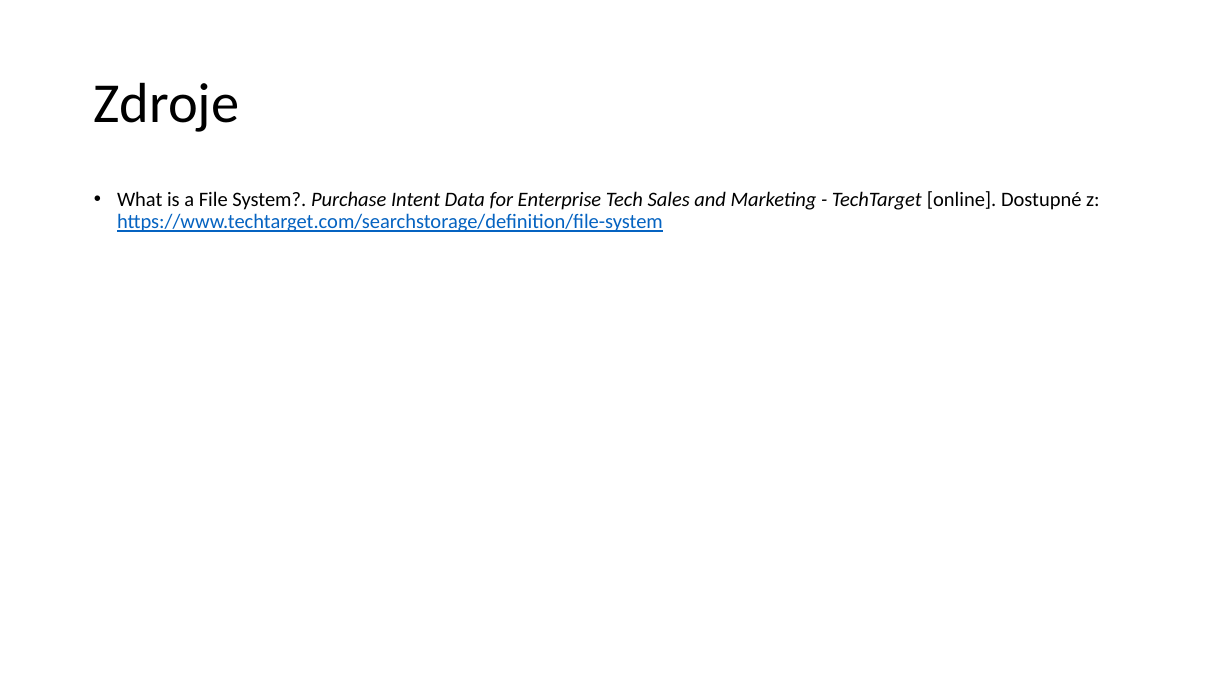
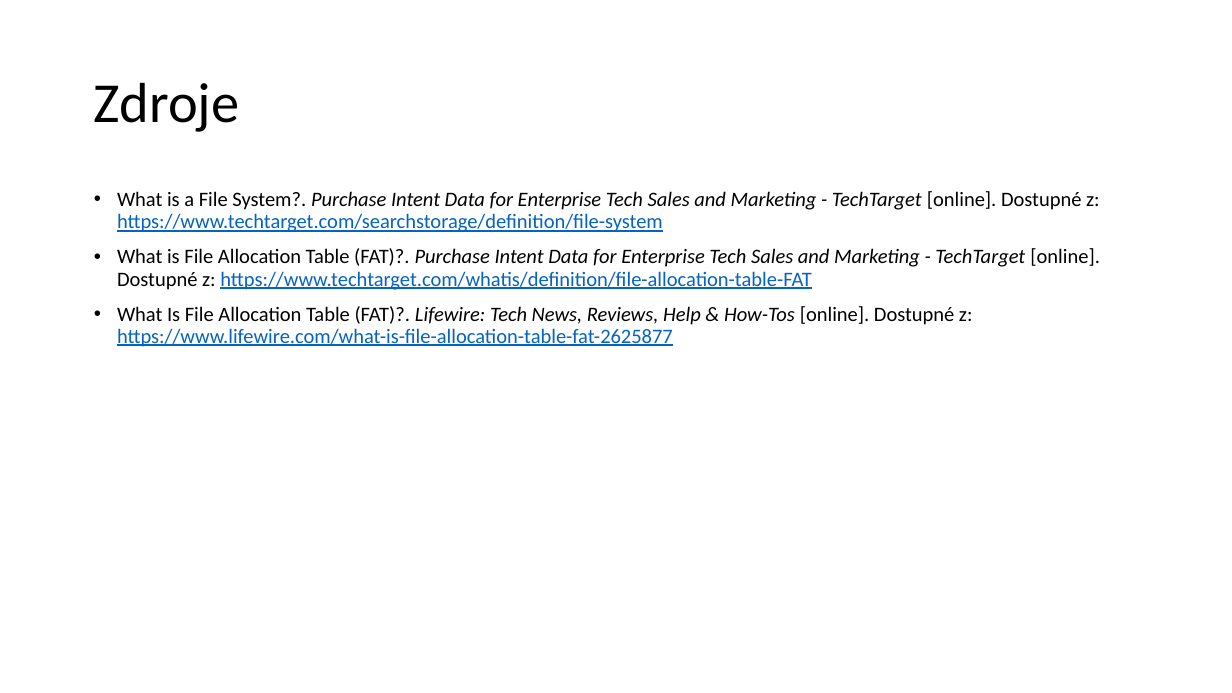
Before and after one commit to horvos/souborovesystemy, a slide deck: slide 7 of horvath.pptx (slide 4 before the commit). Drawn at 1232x693 pixels with LibreOffice and Linux fonts; fonts in the diff are those of the drawing. Boxes give left, top, right and bottom in pixels: in the first picture for what was removed or moved away, otherwise in the second. Text is boxed around its words. In the diff, an @@ line names an element or a change of style, - is before the commit and + after.

```diff
--- a/horvath.pptx
+++ b/horvath.pptx
@@ text at [117, 248, 1100, 347]: paragraphs added @@
+• What is File Allocation Table (FAT)?. Purchase Intent Data for Enterprise Tech Sales and Marketing - TechTarget [online]. Dostupné z: https://www.techtarget.com/whatis/definition/file-allocation-table-FAT
+• What Is File Allocation Table (FAT)?. Lifewire: Tech News, Reviews, Help & How-Tos [online]. Dostupné z: https://www.lifewire.com/what-is-file-allocation-table-fat-2625877
```
Also in this commit, not shown: 1 other slide changed, 4 slides added, 1 slide removed.
